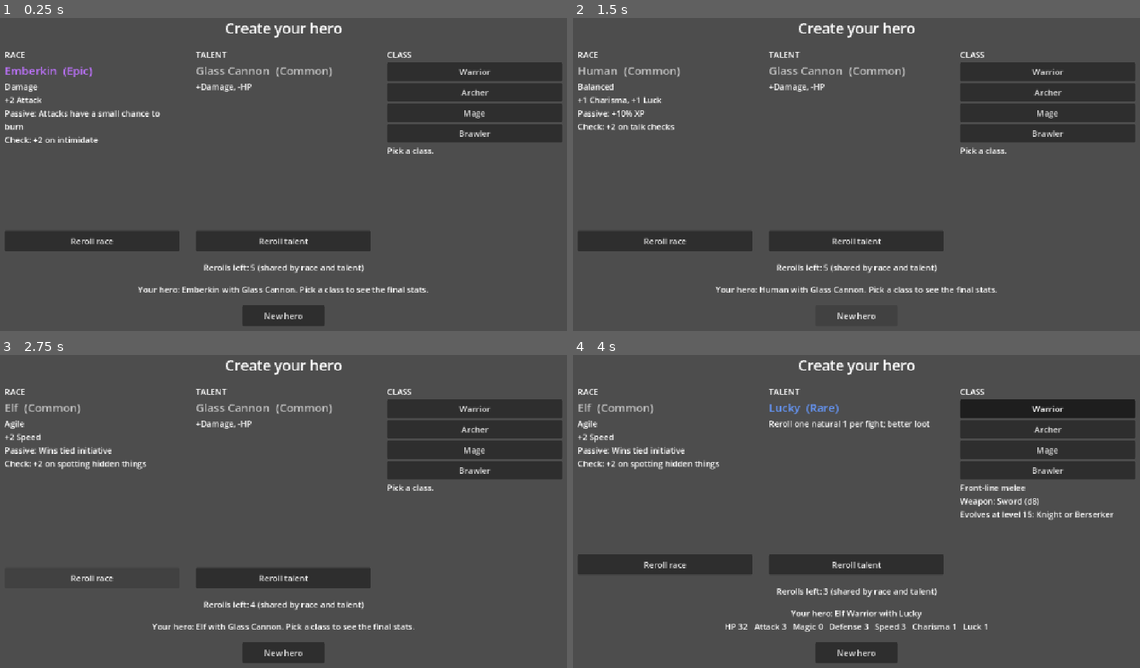
Above: before the commit, frames 1-4 (two rows, left to right).
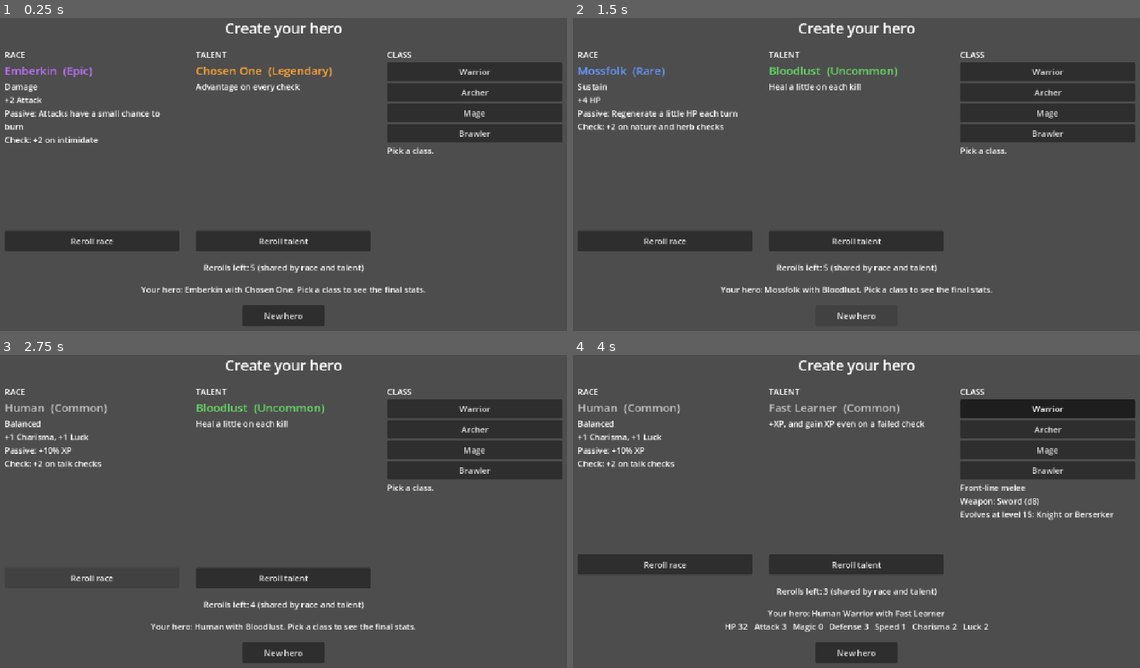
Above: after the commit, the same moments.

Repository: khasmn/project-k
Game: Godot game, scene res://scenes/character/character_creation.tscn
Two runs of this game, one before a commit and one after it. Both use one fixed random seed, a clock stepped at 60 frames per second and the inputs below.
Inputs:
- Up to frame 1 (0.25 s): no input
- Up to frame 2 (1.5 s): click "New hero" at 0.5 s; click "New hero" at 1.25 s
- Up to frame 3 (2.75 s): click "Reroll race" at 2 s
- Up to frame 4 (4 s): click "Reroll talent" at 2.75 s; click "Warrior" at 3.5 s

The runs differ from the first frame. In frame 1, 1.2% of the frame differs, in the area x 24-76%, y 15-88%; in frame 2, 2.3%, in the area x 0-75%, y 15-88%; in frame 3, 2.1%; in frame 4, 2.1%.

Commit message:
Add Chosen One legendary talent, update project memory
Co-Authored-By: Claude Opus 5.5 <noreply@anthropic.com>

Diff:
--- a/data/talents.json
+++ b/data/talents.json
@@ -5,5 +5,6 @@
 	"silver_tongue": {"name": "Silver Tongue", "rarity": "uncommon", "effect": "Advantage on persuasion checks"},
 	"lucky": {"name": "Lucky", "rarity": "rare", "effect": "Reroll one natural 1 per fight; better loot"},
 	"keen_eye": {"name": "Keen Eye", "rarity": "rare", "effect": "Critical hit on 19 or 20"},
-	"second_wind": {"name": "Second Wind", "rarity": "epic", "effect": "Survive one lethal hit per run"}
+	"second_wind": {"name": "Second Wind", "rarity": "epic", "effect": "Survive one lethal hit per run"},
+	"chosen_one": {"name": "Chosen One", "rarity": "legendary", "effect": "Advantage on every check"}
 }
--- a/tests/test_character.gd
+++ b/tests/test_character.gd
@@ -16,8 +16,10 @@
 		var percent: float = 100.0 * counts.get(rarity, 0) / ROLLS
 		_check(absf(percent - CharacterDraft.RARITY_CHANCES[rarity]) < 1.5, "race %s at %.1f%%" % [rarity, percent])
 
-	# Talents have no Legendary yet: it never comes up, Common scales to 50/98.
-	var talent_counts: Dictionary = _rarity_counts(draft.talents)
+	# A rarity with no entries never comes up; the others scale up (Common becomes 50/98).
+	var no_legendary: Dictionary = draft.talents.duplicate()
+	no_legendary.erase("chosen_one")
+	var talent_counts: Dictionary = _rarity_counts(no_legendary)
 	_check(not talent_counts.has("legendary"), "rolled a talent rarity that doesn't exist")
 	_check(absf(100.0 * talent_counts.common / ROLLS - 51.0) < 1.5, "talent chances didn't scale up")
 
Not shown, changed: docs/memory/decisions.md
Not shown, changed: docs/memory/design.md
Not shown, changed: docs/memory/progress.md
